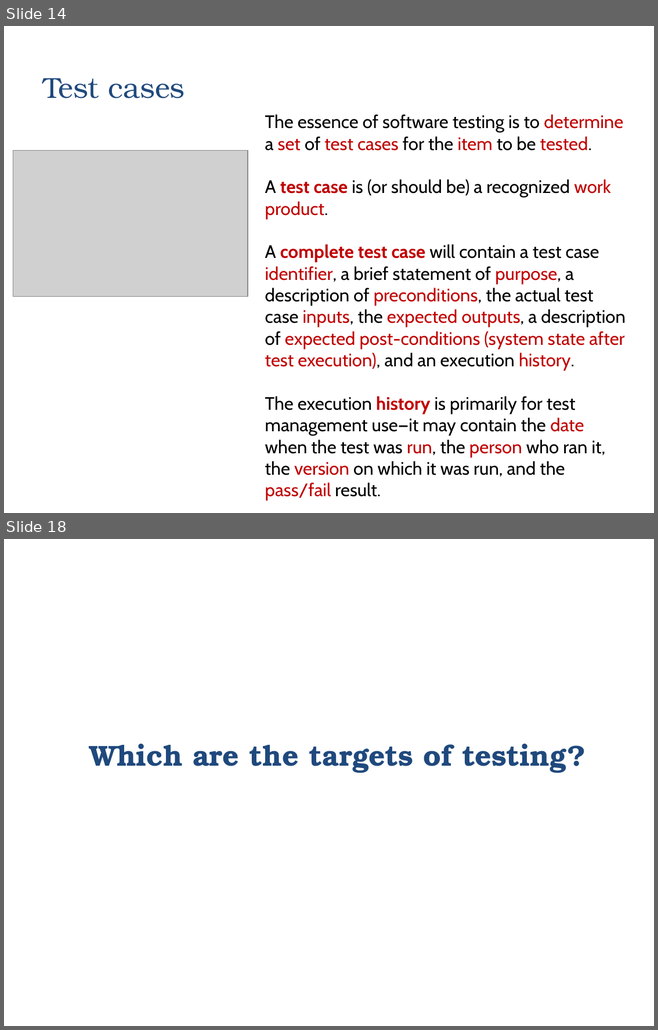
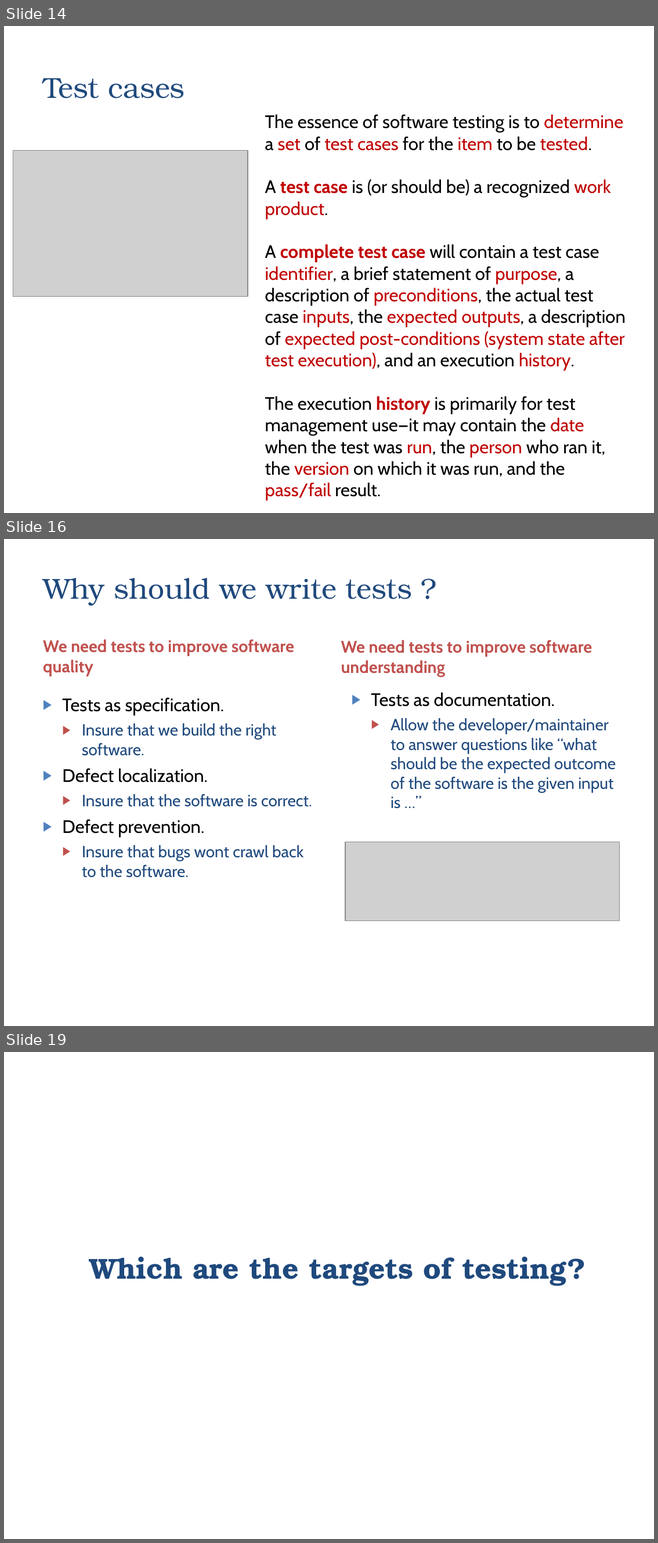
Before and after one commit to zarras/myy803-slides, a slide deck: 6-SoftEng-Testing.ppt. Shown one above the other, each under a label of ours: slides 14 and 18 before the commit, slides 14, 16 and 19 after it; the slides between them are not shown. The pictures are 658x1030 and 658x1543 pixels, drawn with LibreOffice and Linux fonts; fonts in the diff are those of the drawing; grey boxes stand for pictures. Boxes give left, top, right and bottom in pixels: in the first picture for what was removed or moved away, otherwise in the second. Text is boxed around its words. In the diff, an @@ line names an element or a change of style, - is before the commit and + after.

```diff
--- a/6-SoftEng-Testing.ppt
+++ b/6-SoftEng-Testing.ppt
@@ slide 16 added at (4, 539, 654, 1026), background #FFFFFF @@
@@ title added at (43, 578, 412, 606), 32 pt, text #1F497D @@
+Why should we write tests ?
@@ text added at (43, 639, 294, 676), 18.6 pt, text #C0504D, bold @@
+We need tests to improve software quality
@@ text added at (341, 640, 592, 676), 18.6 pt, text #C0504D, bold @@
+We need tests to improve software understanding
@@ text added at (371, 692, 615, 809), 18 pt, text #1F497D @@
+▶ Tests as documentation.
+  ▶ Allow the developer/maintainer to answer questions like “what should be the expected outcome of the software is the given input is …”
@@ text added at (62, 697, 312, 878), 18 pt, text #1F497D @@
+▶ Tests as specification.
+  ▶ Insure that we build the right software.
+▶ Defect localization.
+  ▶ Insure that the software is correct.
+▶ Defect prevention.
+  ▶ Insure that bugs wont crawl back to the software.
@@ picture added at (345, 842, 619, 921) @@
@@ what was slide 18 is now slide 19 @@
```
Also in this commit, not shown: 2 slides changed, 41 other slides added, 20 slides removed, 1 other file.
